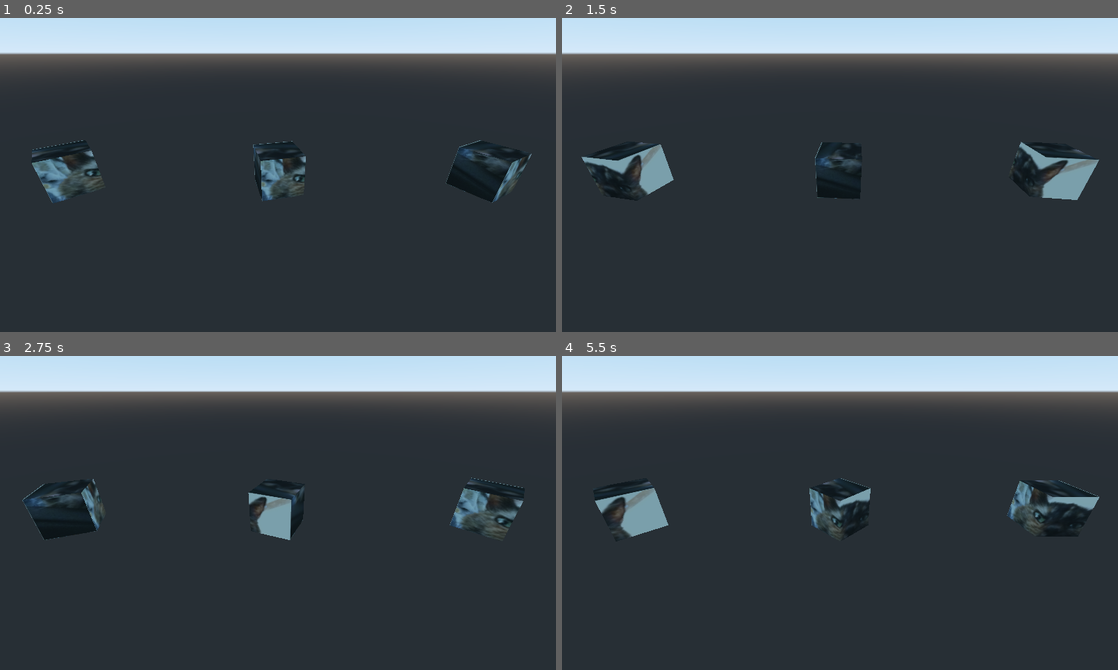
Above: before the commit, frames 1-4 (two rows, left to right).
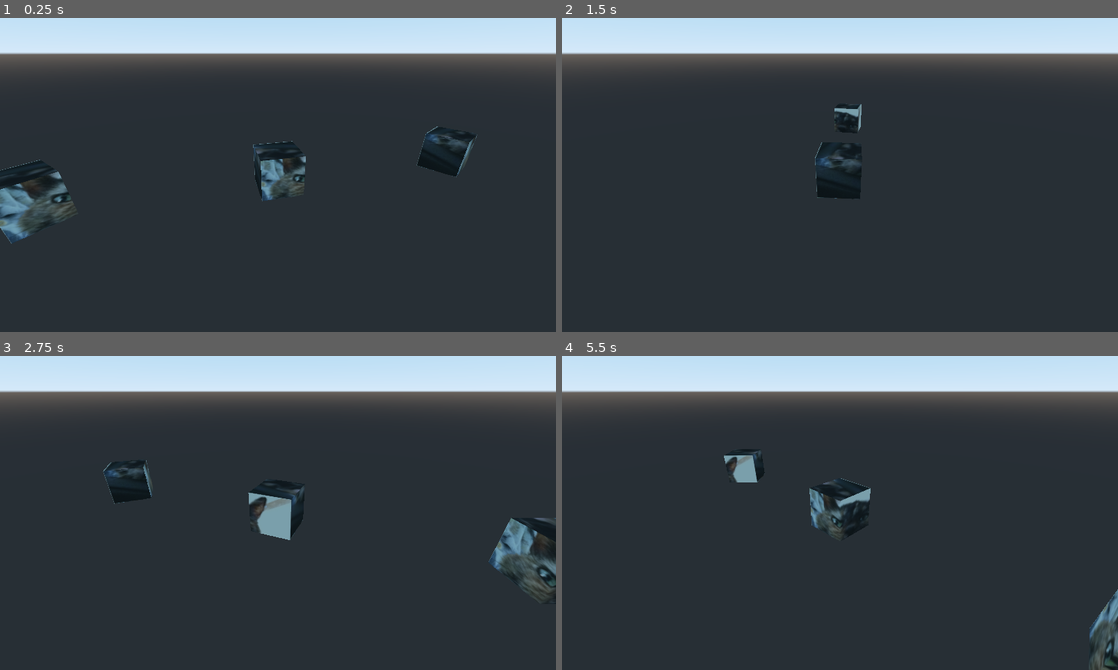
Above: after the commit, the same moments.

Repository: technicat/learngodot
Game: Godot game, scene res://scene.tscn
Same seed, same stepped clock (60 frames per second), same inputs: the game is played once before the commit and once after it.
Inputs:
- Up to frame 1 (0.25 s): no input
- Up to frame 2 (1.5 s): no input
- Up to frame 3 (2.75 s): no input
- Up to frame 4 (5.5 s): no input

The runs differ from the first frame. In frame 1, 3.2% of the frame differs, in the area x 0-96%, y 34-72%; in frame 2, 2.5%; in frame 3, 3.3%, in the area x 4-100%, y 33-78%; in frame 4, 3.1%.

Commit message:
Update scene.tscn

Diff:
--- a/chapter4/godotproject/scene.tscn
+++ b/chapter4/godotproject/scene.tscn
@@ -21,12 +21,12 @@
 light_color = Color( 0.87451, 0.964706, 0.0588235, 1 )
 omni_range = 20.0
 
-[node name="Cube2" parent="." instance=ExtResource( 1 )]
+[node name="Cube" parent="." instance=ExtResource( 1 )]
+
+[node name="Cube2" parent="Cube" instance=ExtResource( 1 )]
 transform = Transform( 1, 0, 0, 0, 1, 0, 0, 0, 1, 10, 0, 0 )
 speed = 2.0
 
-[node name="Cube" parent="." instance=ExtResource( 1 )]
-
-[node name="Cube3" parent="." instance=ExtResource( 1 )]
+[node name="Cube3" parent="Cube" instance=ExtResource( 1 )]
 transform = Transform( 1, 0, 0, 0, 1, 0, 0, 0, 1, -10, 0, 0 )
 speed = 3.0
